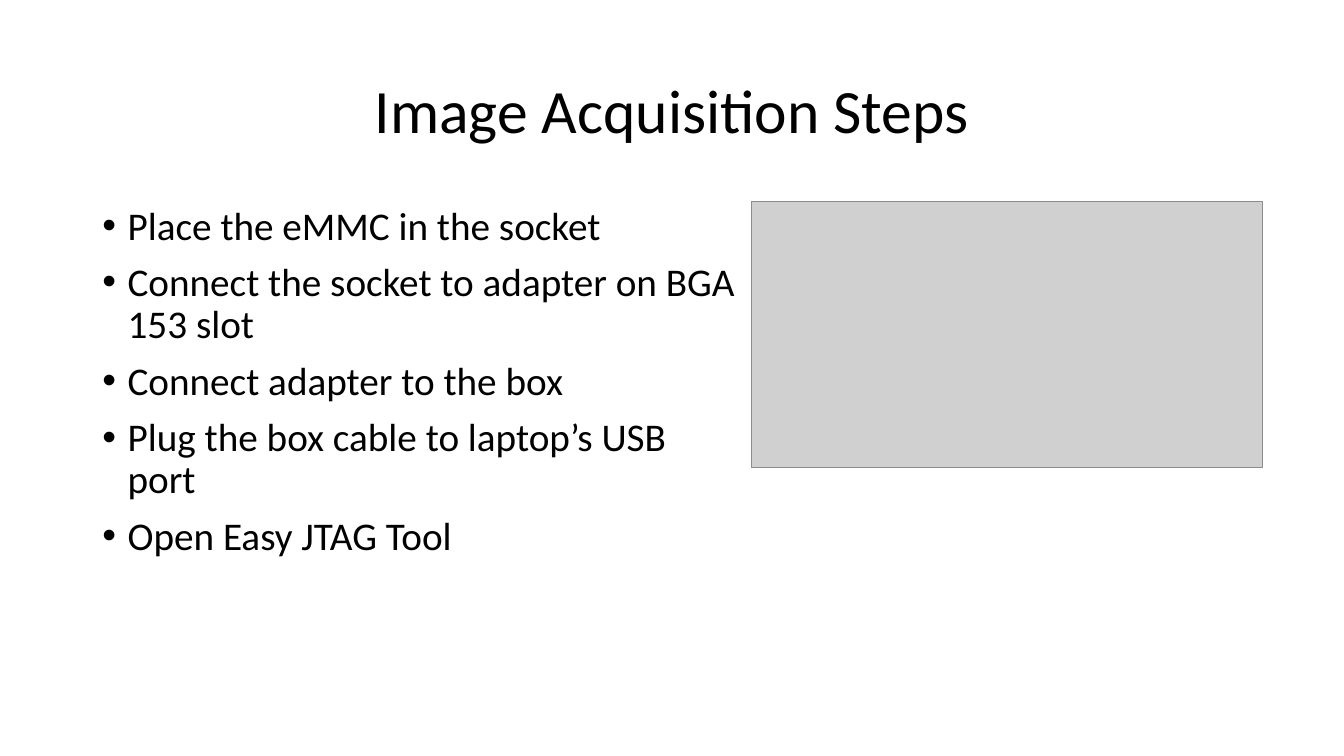
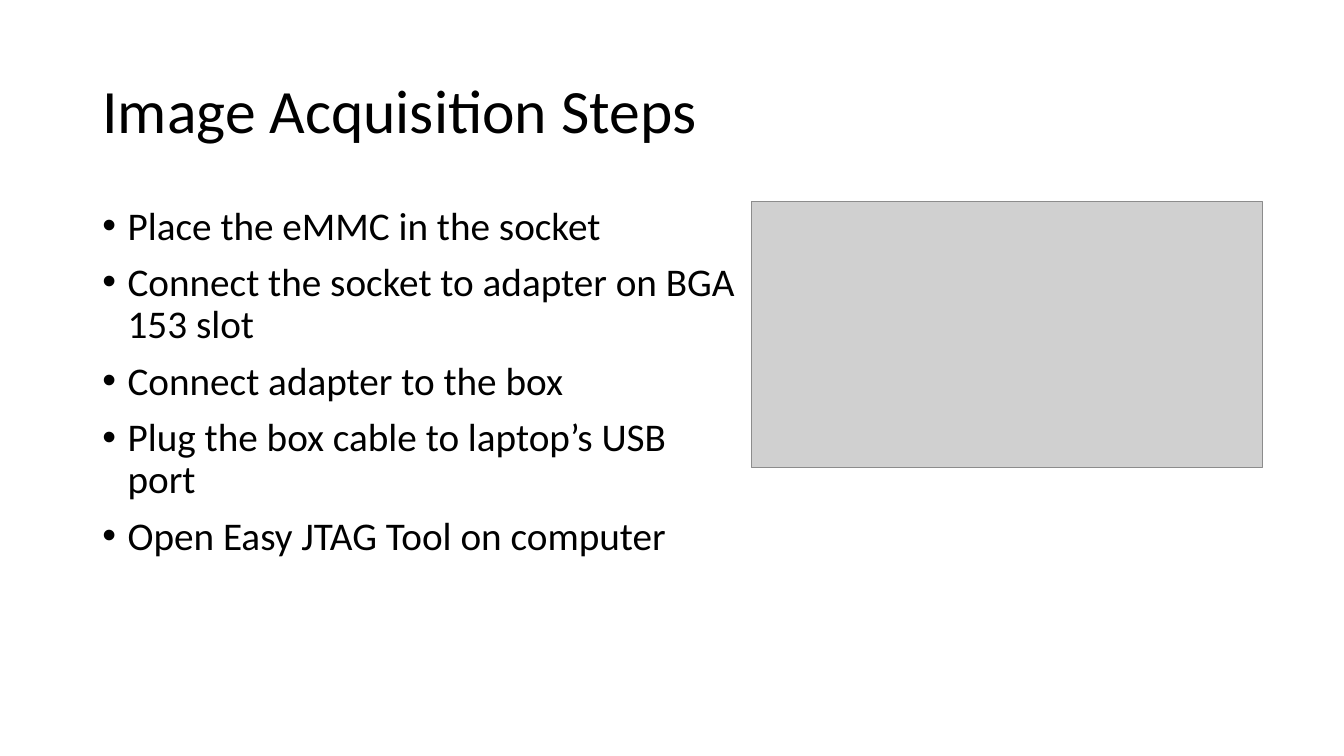
Before and after one commit to frankwxu/digital-forensics-lab, a slide deck: slide 3 of Echo_Device/ppts/3_Image_Acquisition_and_Mounting.pptx. Drawn at 1344x756 pixels with LibreOffice and Linux fonts; fonts in the diff are those of the drawing; grey boxes stand for pictures; background and template pictures are left out. Boxes give left, top, right and bottom in pixels: in the first picture for what was removed or moved away, otherwise in the second. Text is boxed around its words. In the diff, an @@ line names an element or a change of style, - is before the commit and + after.

```diff
--- a/Echo_Device/ppts/3_Image_Acquisition_and_Mounting.pptx
+++ b/Echo_Device/ppts/3_Image_Acquisition_and_Mounting.pptx
@@ title "Image Acquisition Steps" at <box>102,90,696,144</box>: alignment centre to left @@
@@ text at <box>128,522,666,557</box>: text changed @@
-• Open Easy JTAG Tool
+• Open Easy JTAG Tool on computer
```
Also in this commit, not shown: 9 other slides changed, 5 slides added, 1 slide removed, 3 other files.
